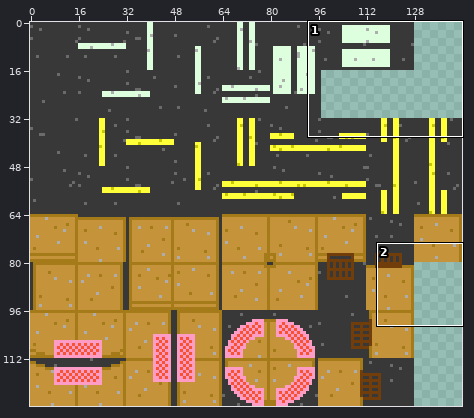
A sprite sheet gets an edit: Assets/Graphics/Tilesets/Outdoor/RoadSidewalkTileset.png. Above, an overview of the earlier version with the close-up marked.
Close-up. Before the edit:
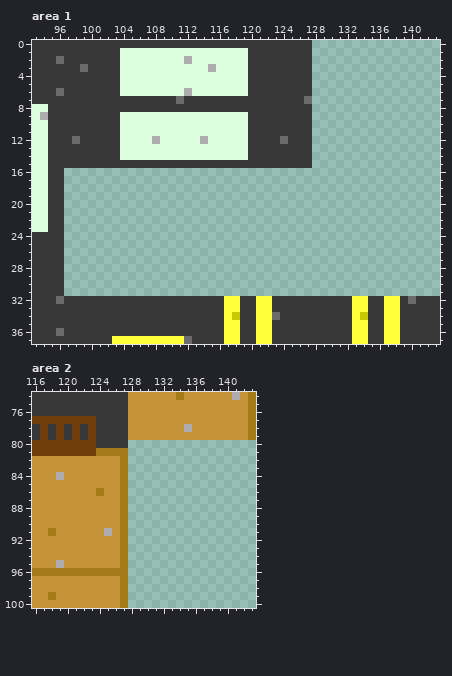
The file is 144x128 pixels. Shown: area 1: x 93..143, y 0..37; area 2: x 116..143, y 74..100.
The result:
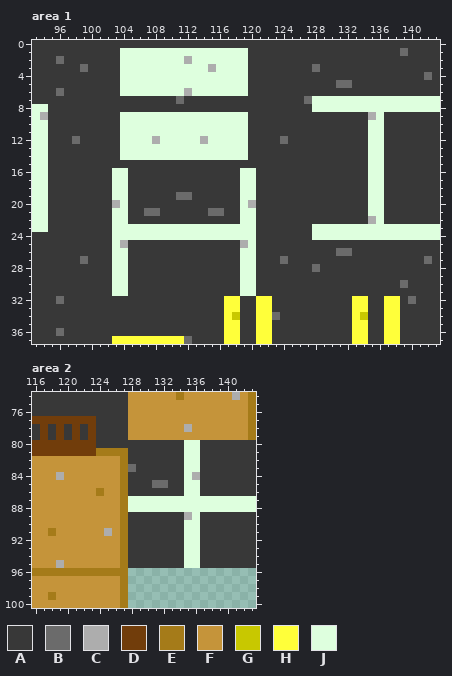
Palette (. is transparent): A #383838  B #6b6b6b  C #adadad  D #713d0b  E #a57b19  F #c5943a  G #c8c800  H #ffff3a  J #deffde
Edits made:
Area 1:
y 0: x 128..143 ................ -> AAAAAAAAAAAAAAAA
y 1: x 128..143 ................ -> AAAAAAAAAAABAAAA
y 2: x 128..143 ................ -> AAAAAAAAAAAAAAAA
y 3: x 128..143 ................ -> BAAAAAAAAAAAAAAA
y 4: x 128..143 ................ -> AAAAAAAAAAAAAABA
y 5: x 128..143 ................ -> AAABBAAAAAAAAAAA
y 6: x 128..143 ................ -> AAAAAAAAAAAAAAAA
y 7..8: x 128..143 ................ -> JJJJJJJJJJJJJJJJ
y 9: x 128..143 ................ -> AAAAAAACJAAAAAAA
y 10..15: x 128..143 ................ -> AAAAAAAJJAAAAAAA
y 16..18: x 97..143 ............................................... -> AAAAAAJJAAAAAAAAAAAAAAJJAAAAAAAAAAAAAAJJAAAAAAA
y 19: x 97..143 ............................................... -> AAAAAAJJAAAAAABBAAAAAAJJAAAAAAAAAAAAAAJJAAAAAAA
y 20: x 97..143 ............................................... -> AAAAAACJAAAAAAAAAAAAAAJCAAAAAAAAAAAAAAJJAAAAAAA
y 21: x 97..143 ............................................... -> AAAAAAJJAABBAAAAAABBAAJJAAAAAAAAAAAAAAJJAAAAAAA
y 22: x 97..143 ............................................... -> AAAAAAJJAAAAAAAAAAAAAAJJAAAAAAAAAAAAAACJAAAAAAA
y 23..24: x 97..143 ............................................... -> AAAAAAJJJJJJJJJJJJJJJJJJAAAAAAAJJJJJJJJJJJJJJJJ
y 25: x 97..143 ............................................... -> AAAAAAJCAAAAAAAAAAAAAACJAAAAAAAAAAAAAAAAAAAAAAA
y 26: x 97..143 ............................................... -> AAAAAAJJAAAAAAAAAAAAAAJJAAAAAAAAAABBAAAAAAAAAAA
y 27: x 97..143 ............................................... -> AABAAAJJAAAAAAAAAAAAAAJJAAABAAAAAAAAAAAAAAAAABA
y 28: x 97..143 ............................................... -> AAAAAAJJAAAAAAAAAAAAAAJJAAAAAAABAAAAAAAAAAAAAAA
y 29: x 97..143 ............................................... -> AAAAAAJJAAAAAAAAAAAAAAJJAAAAAAAAAAAAAAAAAAAAAAA
y 30: x 97..143 ............................................... -> AAAAAAJJAAAAAAAAAAAAAAJJAAAAAAAAAAAAAAAAAABAAAA
y 31: x 97..143 ............................................... -> AAAAAAJJAAAAAAAAAAAAAAJJAAAAAAAAAAAAAAAAAAAAAAA
Area 2:
y 80..82: x 128..143 ................ -> AAAAAAAJJAAAAAAA
y 83: x 128..143 ................ -> BAAAAAAJJAAAAAAA
y 84: x 128..143 ................ -> AAAAAAAJCAAAAAAA
y 85: x 128..143 ................ -> AAABBAAJJAAAAAAA
y 86: x 128..143 ................ -> AAAAAAAJJAAAAAAA
y 87..88: x 128..143 ................ -> JJJJJJJJJJJJJJJJ
y 89: x 128..143 ................ -> AAAAAAACJAAAAAAA
y 90..95: x 128..143 ................ -> AAAAAAAJJAAAAAAA
Pixel boxes of the changes (left, top, right, bottom) in both close-ups:
added: (64, 40, 440, 296)
added: (128, 440, 256, 568)
